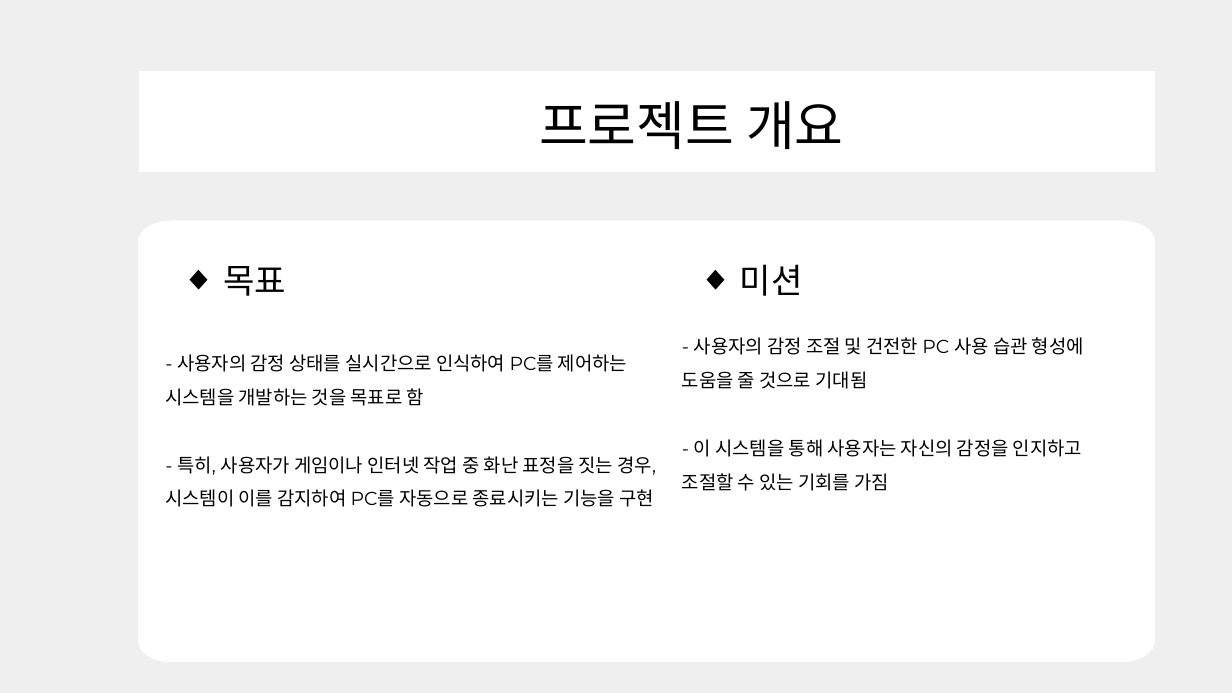
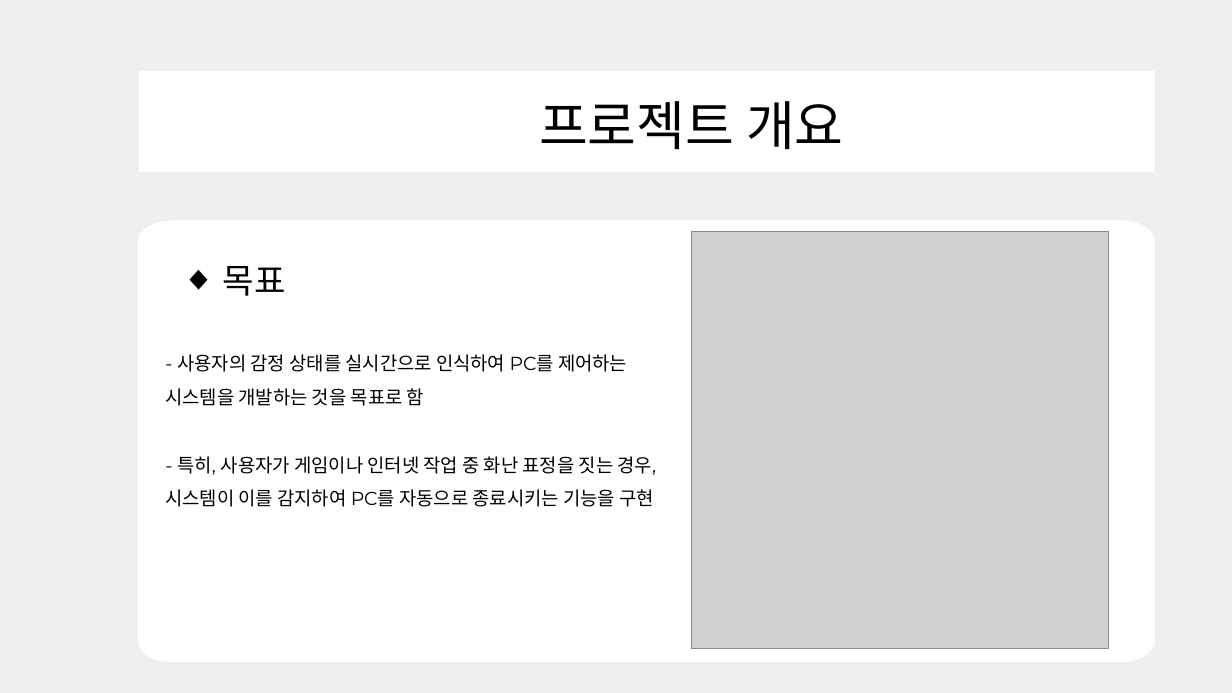
Before and after one commit to kccistc/intel-04, a slide deck: slide 2 of class01/mini-project/05_cjh_ljw/05_mini_project.pptx. Drawn at 1232x693 pixels with LibreOffice and Linux fonts; fonts in the diff are those of the drawing; grey boxes stand for pictures. Boxes give left, top, right and bottom in pixels: in the first picture for what was removed or moved away, otherwise in the second. Text is boxed around its words. In the diff, an @@ line names an element or a change of style, - is before the commit and + after.

Commit message:
change ppt

```diff
--- a/class01/mini-project/05_cjh_ljw/05_mini_project.pptx
+++ b/class01/mini-project/05_cjh_ljw/05_mini_project.pptx
@@ freeform shape at bbox=[138, 221, 1155, 662]: outline redrawn @@
@@ picture added at bbox=[691, 231, 1109, 649] @@
@@ text removed at bbox=[740, 264, 803, 296] @@
-◆ 미션
@@ text removed at bbox=[682, 337, 1084, 491] @@
-- 사용자의 감정 조절 및 건전한 PC 사용 습관 형성에 도움을 줄 것으로 기대됨
-- 이 시스템을 통해 사용자는 자신의 감정을 인지하고 조절할 수 있는 기회를 가짐
```
Also in this commit, not shown: 2 other slides changed, 1 slide added.
